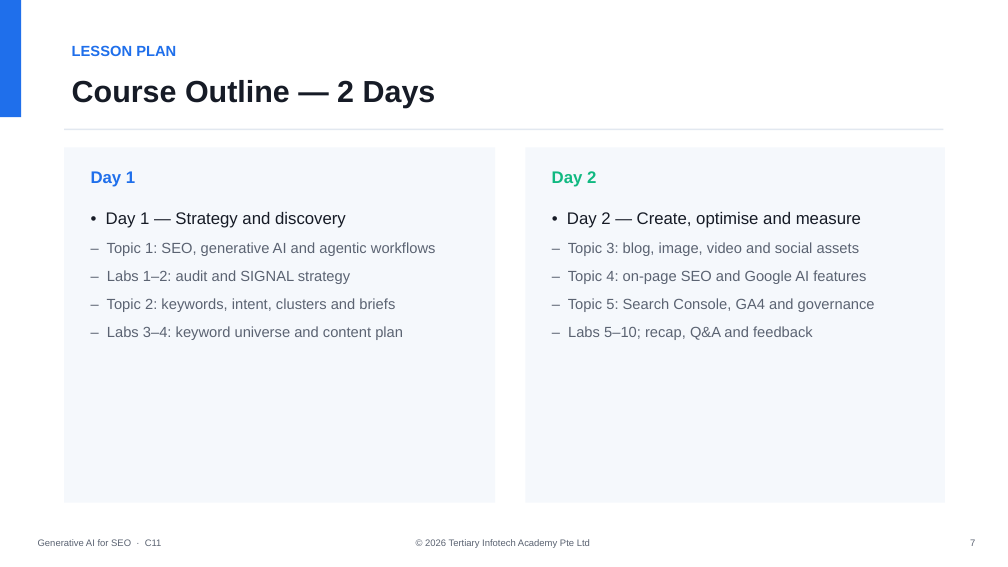
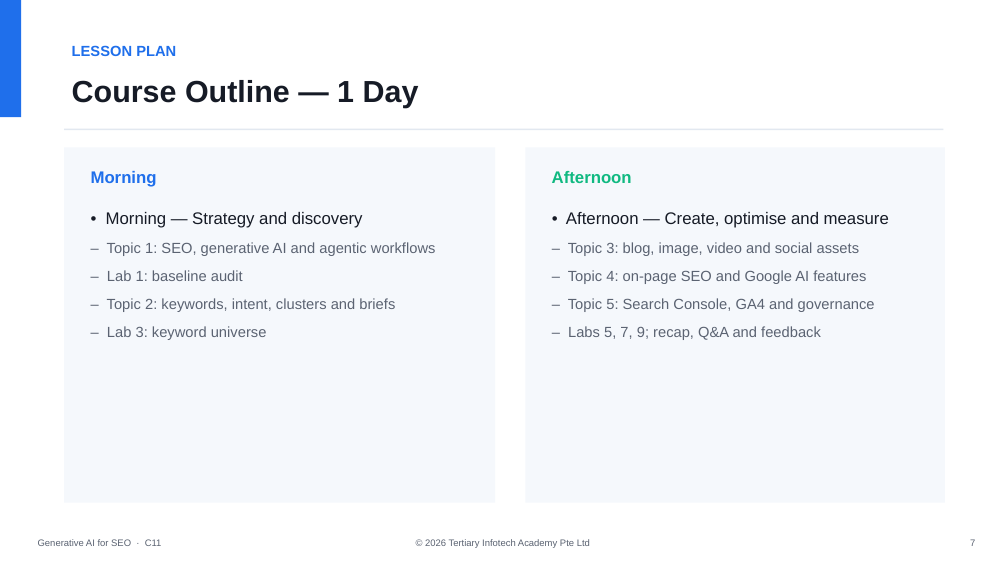
Before and after one commit to tertiarycourses/C11-Generative-AI-for-SEO, a slide deck: slide 7 of courseware/Generative AI for SEO-v2.0.pptx. Drawn at 1008x567 pixels with LibreOffice and Linux fonts; fonts in the diff are those of the drawing. Boxes give left, top, right and bottom in pixels: in the first picture for what was removed or moved away, otherwise in the second. Text is boxed around its words. In the diff, an @@ line names an element or a change of style, - is before the commit and + after.

```diff
--- a/courseware/Generative AI for SEO-v2.0.pptx
+++ b/courseware/Generative AI for SEO-v2.0.pptx
@@ text at (72,80,419,108): text changed @@
-Course Outline — 2 Days
+Course Outline — 1 Day
@@ text at (91,171,157,187): text changed @@
-Day 1
+Morning
@@ text at (552,171,632,183): text changed @@
-Day 2
+Afternoon
@@ text at (106,212,363,228): text changed @@
-• Day 1 — Strategy and discovery
+• Morning — Strategy and discovery
@@ text at (566,212,889,228): text changed @@
-• Day 2 — Create, optimise and measure
+• Afternoon — Create, optimise and measure
@@ text at (107,270,243,281): text changed @@
-– Labs 1–2: audit and SIGNAL strategy
+– Lab 1: baseline audit
@@ text at (107,326,267,340): text changed @@
-– Labs 3–4: keyword universe and content plan
+– Lab 3: keyword universe
@@ text at (568,326,821,340): text changed @@
-– Labs 5–10; recap, Q&A and feedback
+– Labs 5, 7, 9; recap, Q&A and feedback
```
Also in this commit, not shown: 4 other files.
